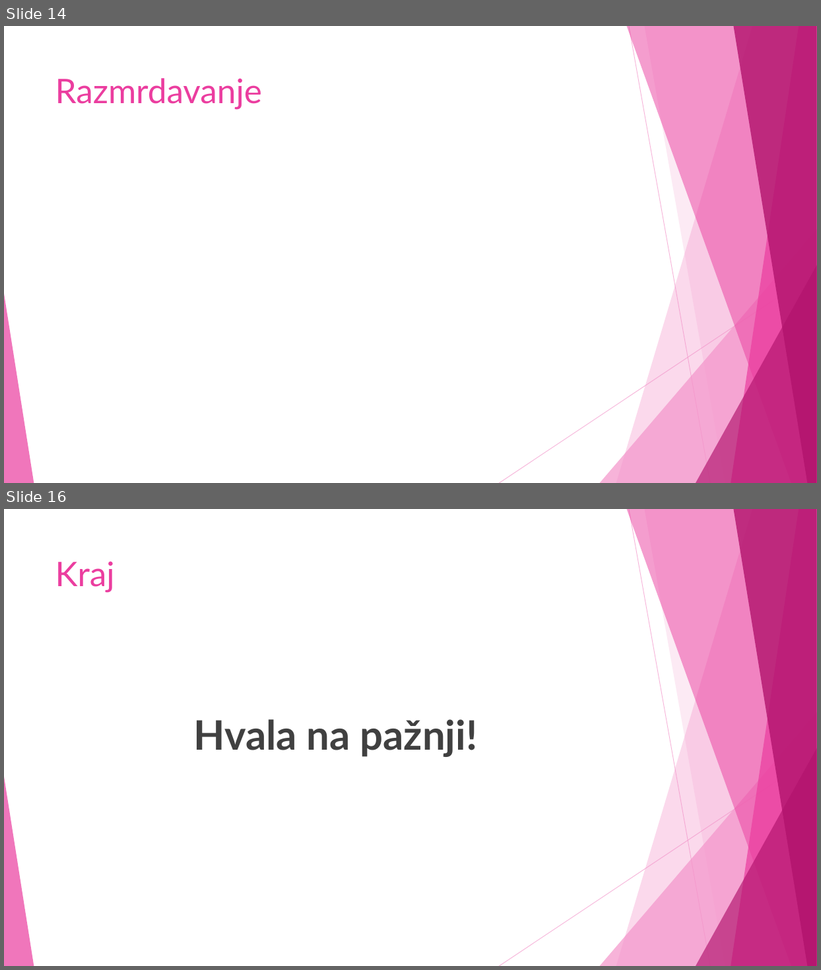
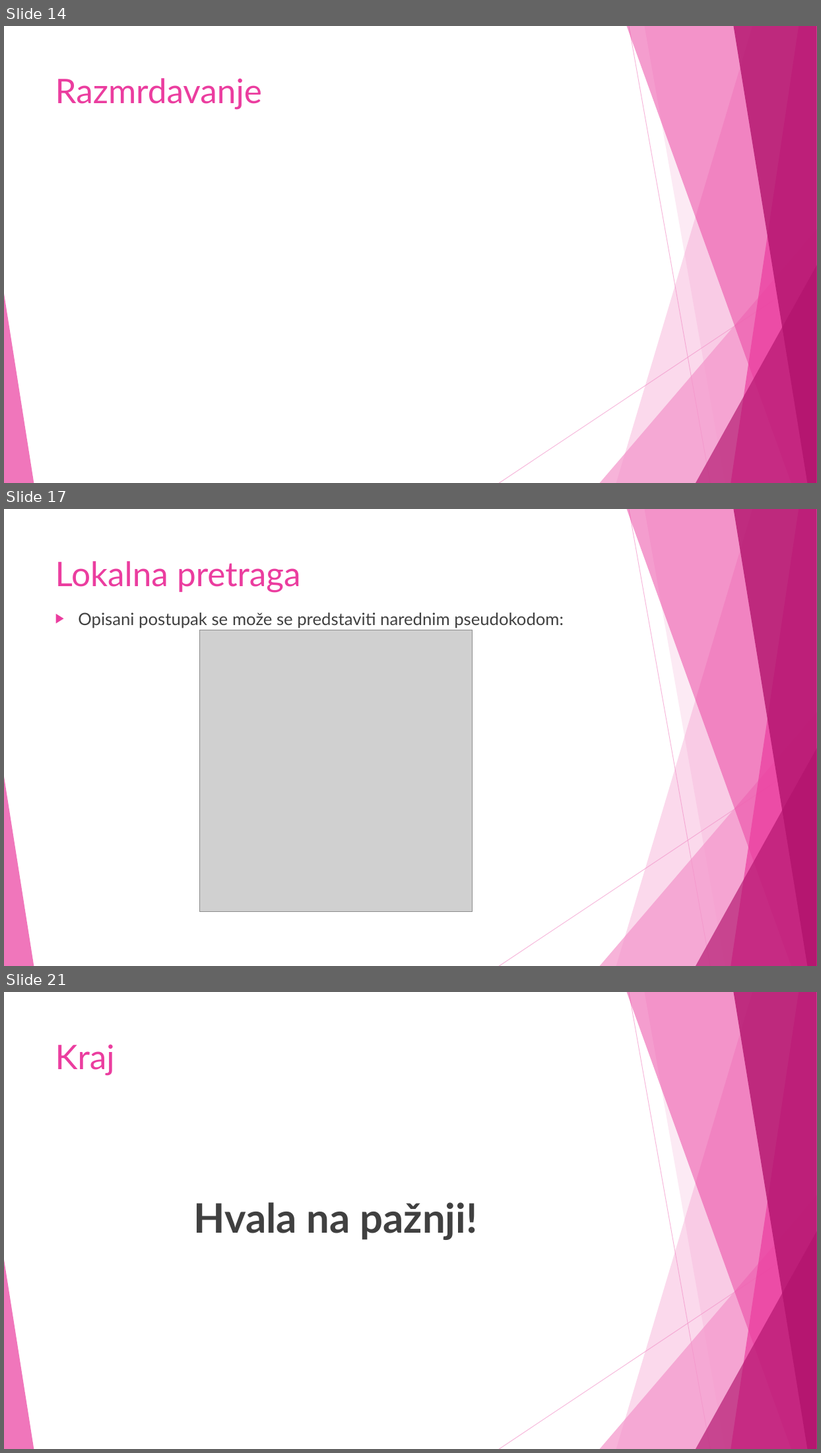
Before and after one commit to NevenaaNikolic/Bandwidth-minimization-problem, a slide deck: Presentation/BMP.ppsx. Shown one above the other, each under a label of ours: slides 14 and 16 before the commit, slides 14, 17 and 21 after it; the slides between them are not shown. The pictures are 821x970 and 821x1453 pixels, drawn with LibreOffice and Linux fonts; fonts in the diff are those of the drawing; grey boxes stand for pictures. Boxes give left, top, right and bottom in pixels: in the first picture for what was removed or moved away, otherwise in the second. Text is boxed around its words. In the diff, an @@ line names an element or a change of style, - is before the commit and + after.

```diff
--- a/Presentation/BMP.ppsx
+++ b/Presentation/BMP.ppsx
@@ slide 17 added at [4, 509, 817, 966], background #FFFFFF; not listed: 10 template elements that a slide beside it also shows @@
@@ title added at [55, 561, 301, 593], 40 pt, text #EB3D9F @@
+Lokalna pretraga
@@ text added at [78, 613, 564, 628], 20 pt, text #404040 @@
+▶ Opisani postupak se može se predstaviti narednim pseudokodom:
@@ picture added at [200, 630, 473, 912] @@
@@ what was slide 16 is now slide 21 @@
```
Also in this commit, not shown: 2 slides changed, 4 other slides added.
